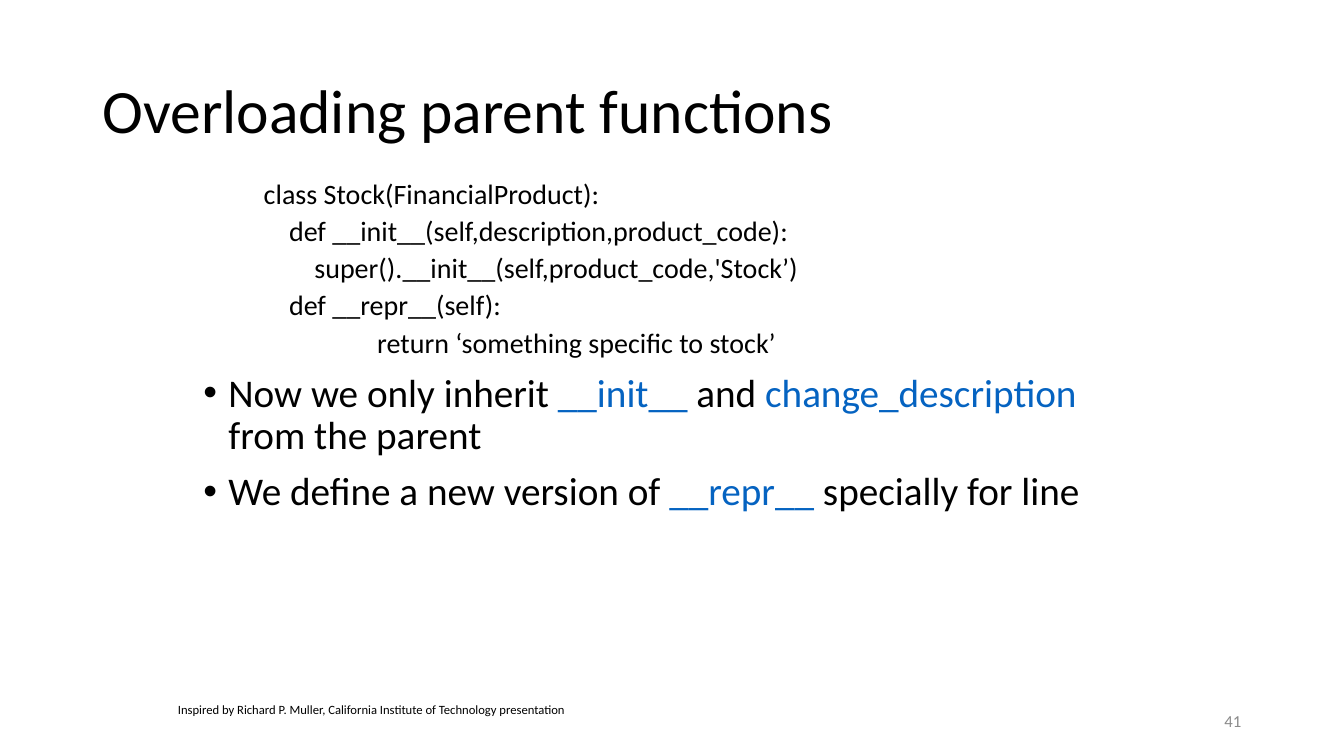
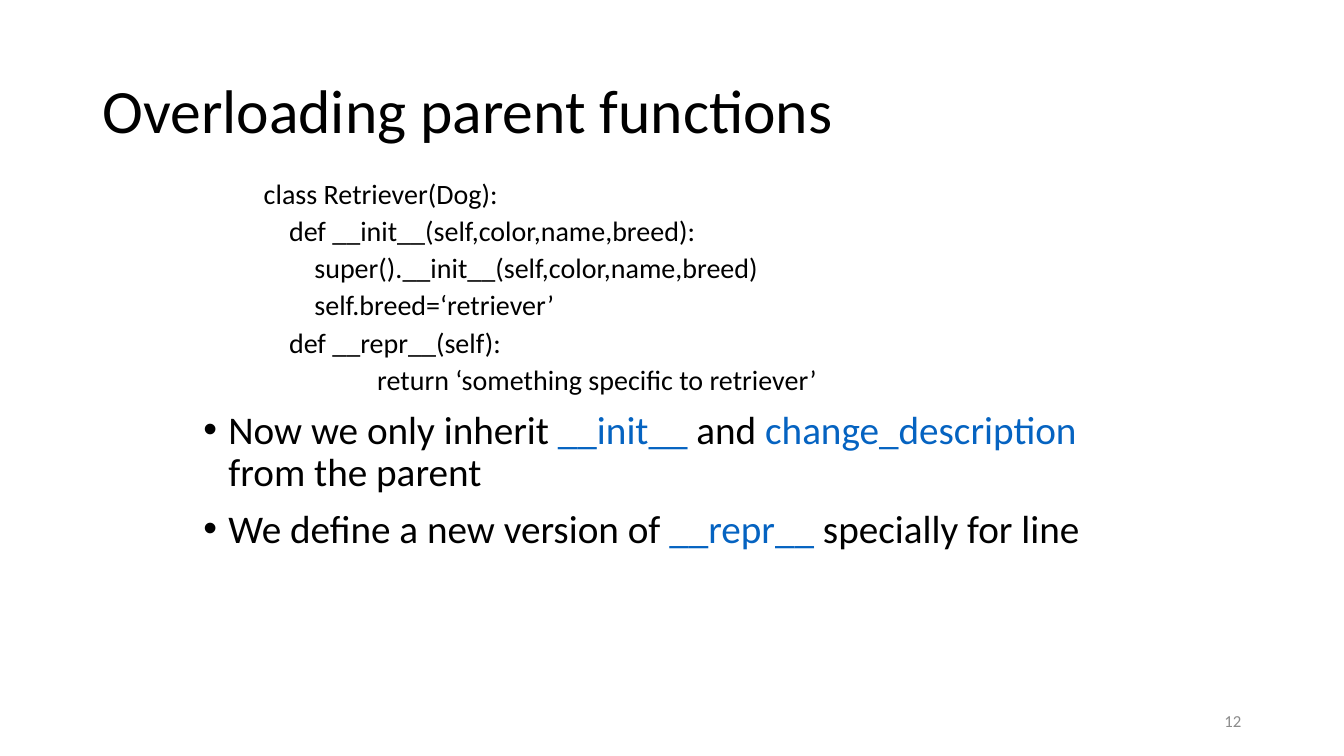
Before and after one commit to priorfire4411/python_for_analytics, a slide deck: slide 12 of presentation/MSCA_37014_v1.pptx (slide 41 before the commit). Drawn at 1344x756 pixels with LibreOffice and Linux fonts; fonts in the diff are those of the drawing. Boxes give left, top, right and bottom in pixels: in the first picture for what was removed or moved away, otherwise in the second. Text is boxed around its words. In the diff, an @@ line names an element or a change of style, - is before the commit and + after.

```diff
--- a/presentation/MSCA_37014_v1.pptx
+++ b/presentation/MSCA_37014_v1.pptx
@@ text at (264,183,757,316): text changed @@
-    class Stock(FinancialProduct):
-    def __init__(self,description,product_code):
-    super().__init__(self,product_code,'Stock’)
+    class Retriever(Dog):
+    def __init__(self,color,name,breed):
+    super().__init__(self,color,name,breed)
+    self.breed=‘retriever’
@@ text at (377,370,817,395): text changed @@
-    return ‘something specific to stock’
+    return ‘something specific to retriever’
@@ text removed at (178,705,564,716) @@
-Inspired by Richard P. Muller, California Institute of Technology presentation
@@ page number at (1224,716,1241,727): text changed @@
-41
+12
```
Also in this commit, not shown: 14 other slides changed, 5 slides added, 120 slides removed, 13 other files.
